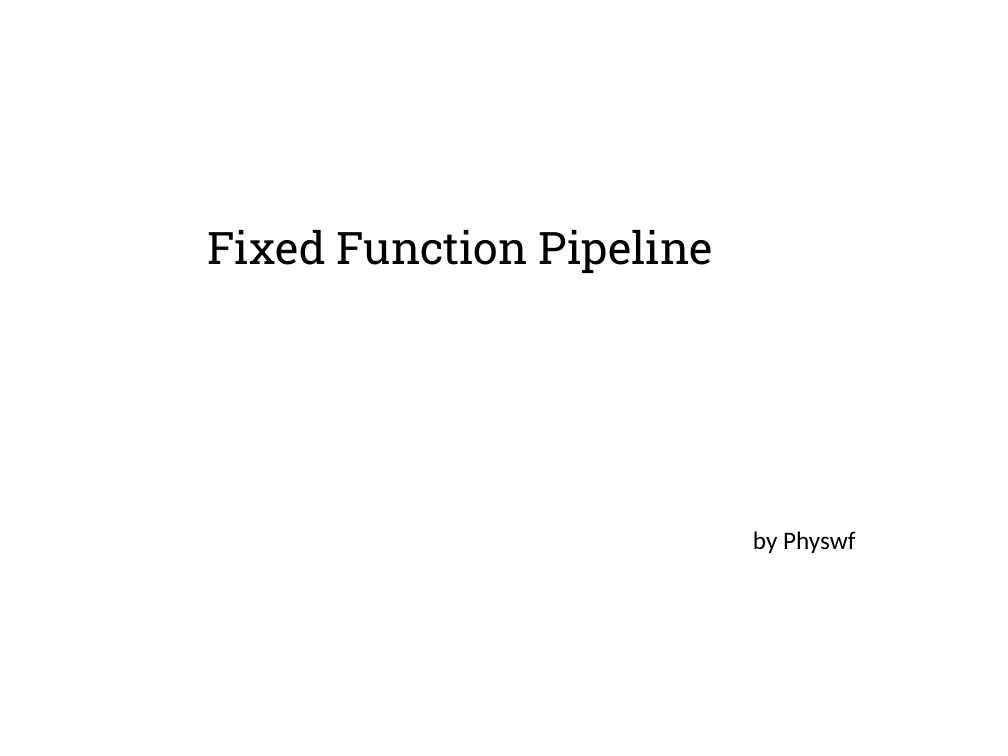
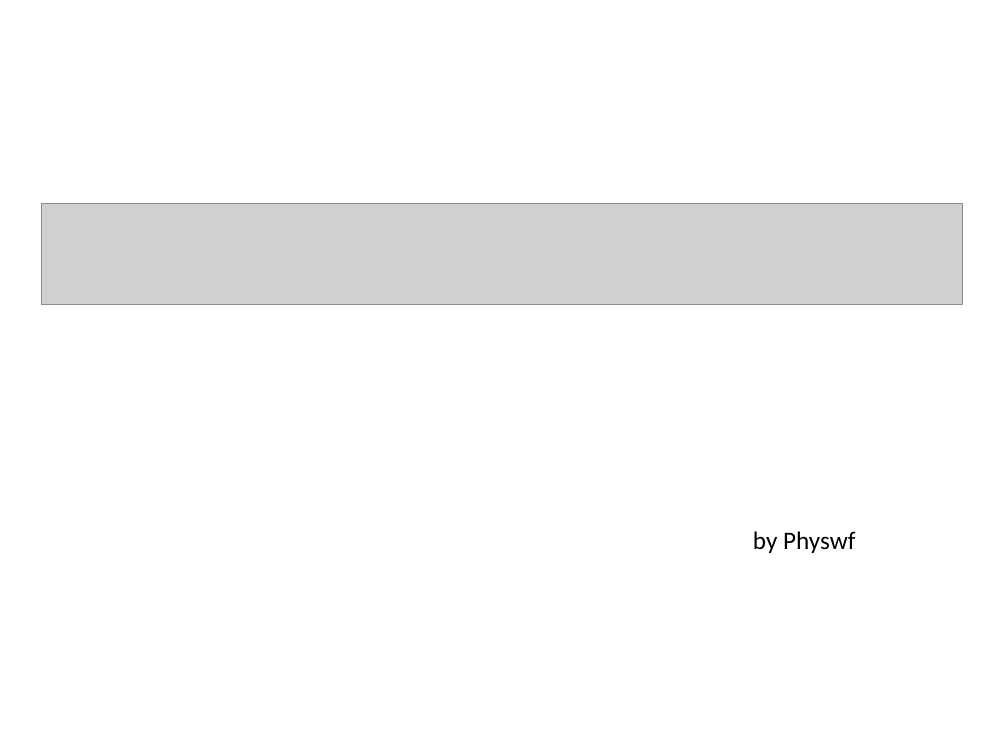
Before and after one commit to xiangaodielian/molehill-lab, a slide deck: slide 1 of notes/FFP.pptx. Drawn at 1008x756 pixels with LibreOffice and Linux fonts; fonts in the diff are those of the drawing; grey boxes stand for pictures; background and template pictures are left out. Boxes give left, top, right and bottom in pixels: in the first picture for what was removed or moved away, otherwise in the second. Text is boxed around its words. In the diff, an @@ line names an element or a change of style, - is before the commit and + after.

```diff
--- a/notes/FFP.pptx
+++ b/notes/FFP.pptx
@@ picture added at box(41, 204, 963, 305) @@
@@ text removed at box(207, 230, 713, 273) @@
-Fixed Function Pipeline
```
Also in this commit, not shown: 5 other slides changed, 4 slides added, 3 slides removed.
